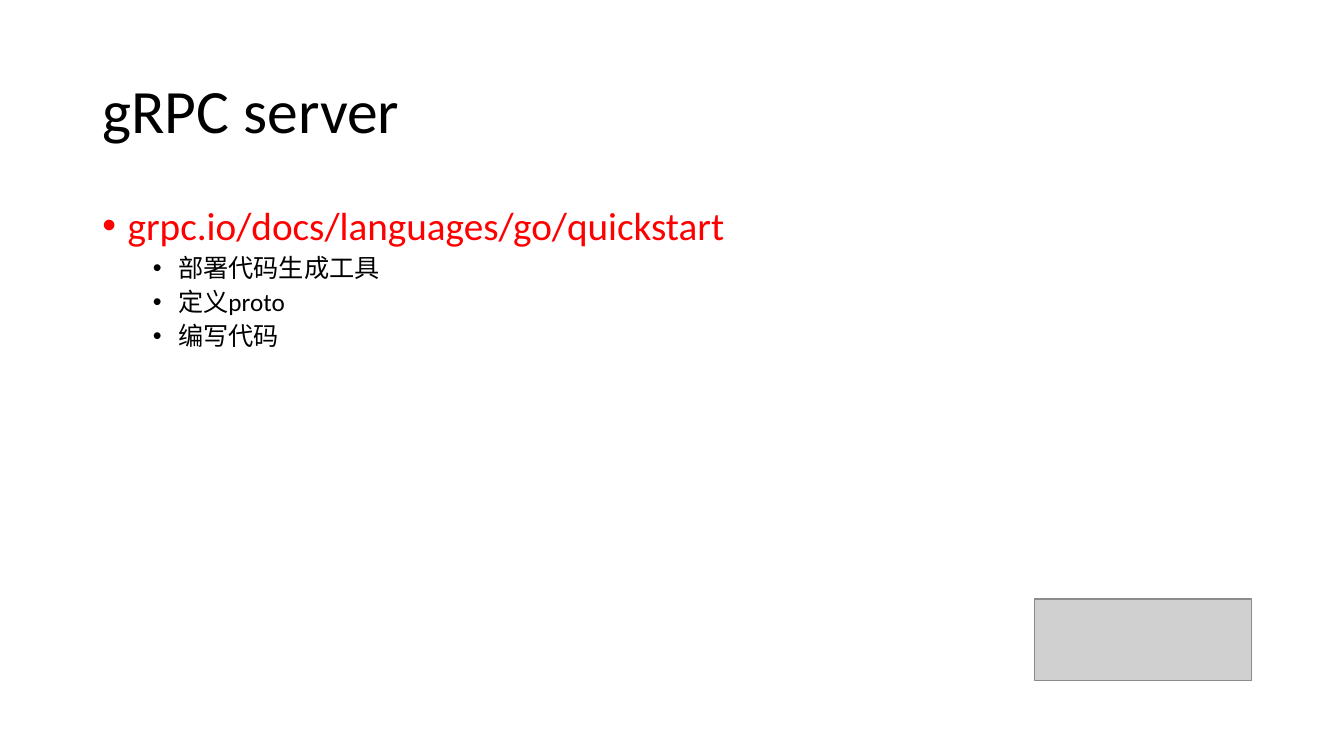
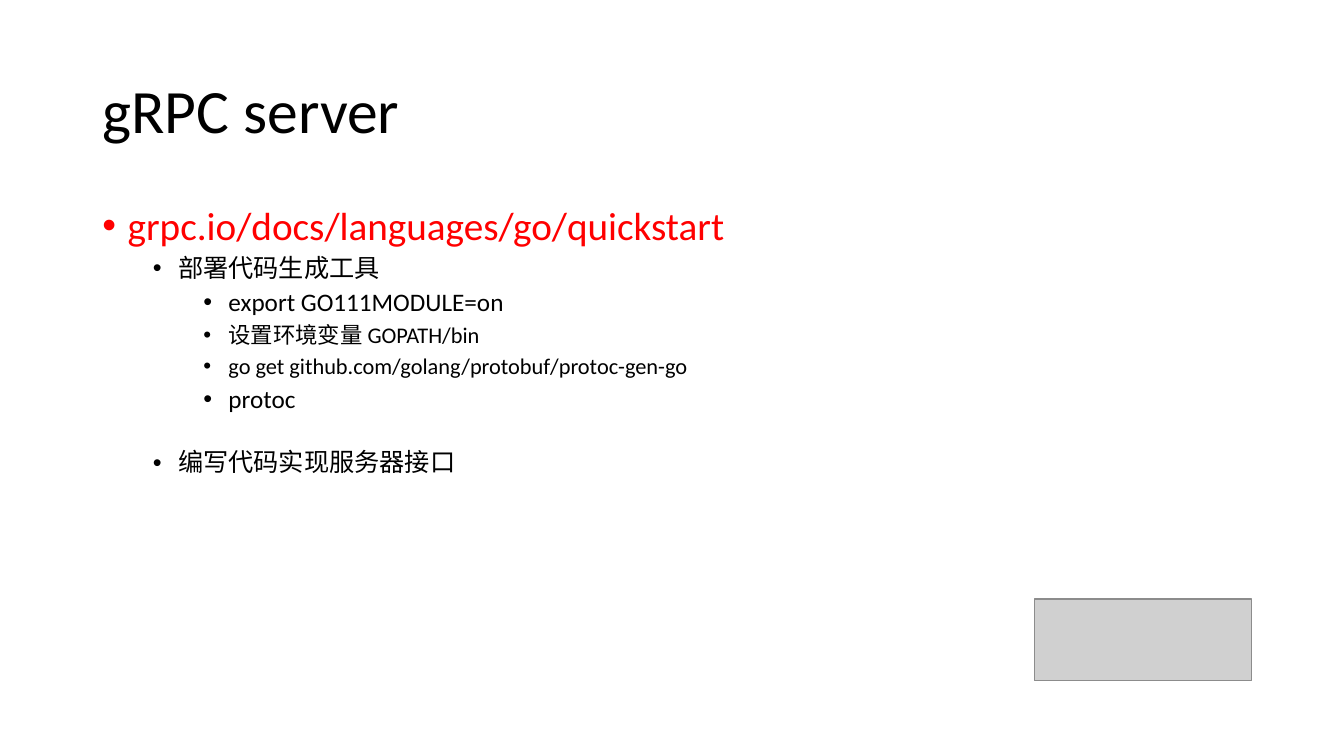
Before and after one commit to llaoj/my-share, a slide deck: slide 10 of grpc/index.pptx (slide 9 before the commit). Drawn at 1344x756 pixels with LibreOffice and Linux fonts; fonts in the diff are those of the drawing; grey boxes stand for pictures. Boxes give left, top, right and bottom in pixels: in the first picture for what was removed or moved away, otherwise in the second. Text is boxed around its words. In the diff, an @@ line names an element or a change of style, - is before the commit and + after.

Commit message:
proto

```diff
--- a/grpc/index.pptx
+++ b/grpc/index.pptx
@@ text at (x1=178, y1=294, x2=687, y2=473): text changed; size 18 to 16 pt @@
-  • 定义proto
-  • 编写代码
+    • export GO111MODULE=on
+    • 设置环境变量 GOPATH/bin
+    • go get github.com/golang/protobuf/protoc-gen-go
+    • protoc
+  • 编写代码实现服务器接口
```
Also in this commit, not shown: 2 other slides changed, 1 slide added, 1 other file.
